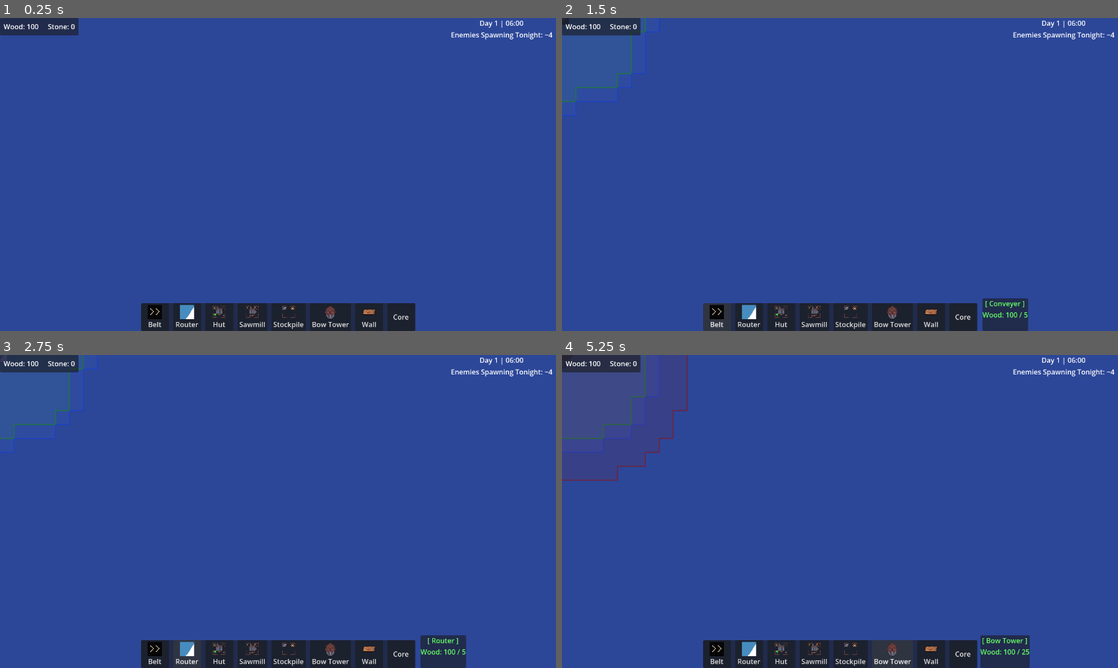
Above: before the commit, frames 1-4 (two rows, left to right).
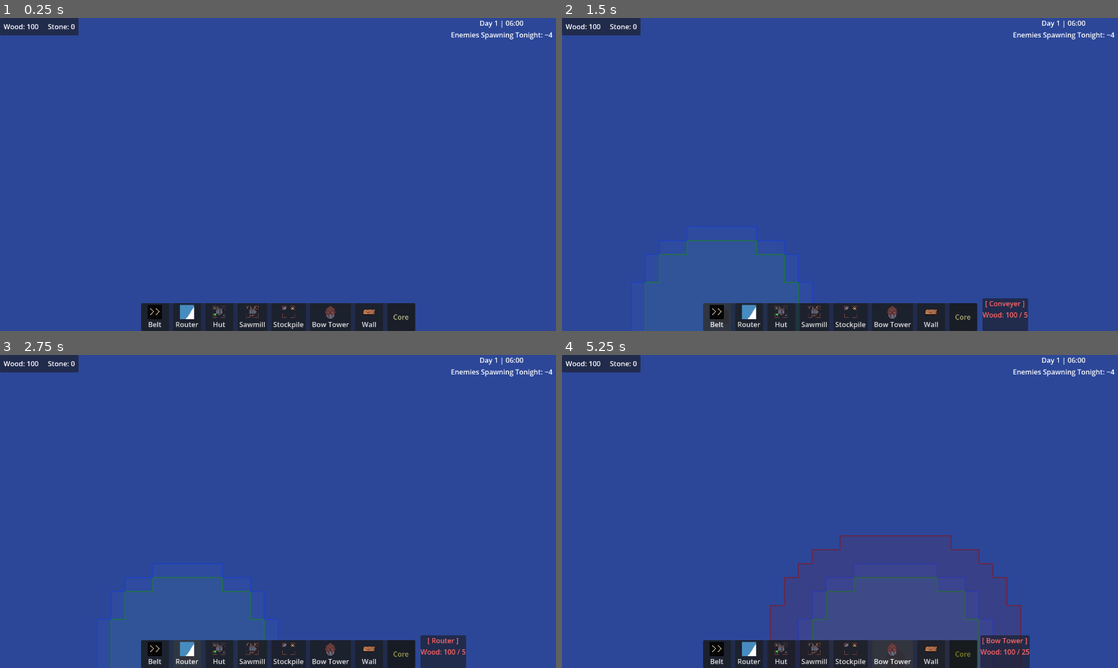
Above: after the commit, the same moments.

Repository: ColdTerror/Core-and-Conveyor
Game: Godot game, scene res://scenes/level.tscn
Two runs of this game, one before a commit and one after it. Both use one fixed random seed, a clock stepped at 60 frames per second and the inputs below. The engine's default icon, where the game draws it, is replaced by a stand-in: a white triangle on a blue panel in a dark square.
Inputs:
- Up to frame 1 (0.25 s): no input
- Up to frame 2 (1.5 s): click "Core" at 0.5 s; click "Belt" at 1.25 s
- Up to frame 3 (2.75 s): click "Router" at 2 s
- Up to frame 4 (5.25 s): click "Hut" at 2.75 s; click "Sawmill" at 3.5 s; click "Stockpile" at 4.25 s; click "Bow Tower" at 5 s

The runs differ from the first frame. In frame 1, less than 0.1% of the frame differs, in the area x 70-74%, y 94-97%; in frame 2, 1.0%; in frame 3, 0.9%; in frame 4, 1.2%, in the area x 0-85%, y 0-100%.

Commit message:
Require Core before placement; flash Core UI
Several changes:

- scripts/building/building_manager.gd: Force an immediate ghost position check when starting placement; move the "must place Core first" gating into _can_place_building (universal blockade) and remove the redundant confirm_placement check; small comment/text fixes.

- scripts/hot_bar_ui.gd: Add exported building_manager reference, capture the Core button when added, and start a looping Tween to pulse the Core button until building_manager emits core_placed_event (stops animation and resets color).

- scenes/level.tscn: Wire HotBar_UI to the BuildingManager node path so the UI can receive the core placement signal; remove a real_minutes_per_day property.

- kanban_tasks_data.kanban: Add several new task entries and reference them in the Todo column.

These changes improve UX by showing immediate ghost state, enforcing core placement consistently, and drawing attention to the Core UI until placement is complete.

Diff:
--- a/scenes/level.tscn
+++ b/scenes/level.tscn
@@ -101,7 +101,6 @@
 [node name="TimeManager" type="Node2D" parent="." unique_id=1909731771 node_paths=PackedStringArray("lighting_modulate")]
 script = ExtResource("23_asl66")
 lighting_modulate = NodePath("../DayNightLighting")
-real_minutes_per_day = 0.5
 
 [node name="DayNightLighting" type="CanvasModulate" parent="." unique_id=492842884]
 color = Color(1, 1, 1, 0)
@@ -171,9 +170,10 @@
 grow_vertical = 2
 mouse_filter = 2
 
-[node name="HotBar_UI" parent="CanvasLayer/Hud_Layer" unique_id=1026067039 instance=ExtResource("23_5k0ak")]
-layout_mode = 1
-mouse_filter = 2
+[node name="HotBar_UI" parent="CanvasLayer/Hud_Layer" unique_id=1026067039 node_paths=PackedStringArray("building_manager") instance=ExtResource("23_5k0ak")]
+layout_mode = 1
+mouse_filter = 2
+building_manager = NodePath("../../../BuildingManager")
 
 [node name="GameUI" parent="CanvasLayer/Hud_Layer" unique_id=678937411 node_paths=PackedStringArray("wave_manager", "time_manager", "building_manager") groups=["GameUI"] instance=ExtResource("21_h6wmr")]
 layout_mode = 1
--- a/scripts/building/building_manager.gd
+++ b/scripts/building/building_manager.gd
@@ -62,7 +62,7 @@
 
 	# Inject Level immediately so Ghost can see the grid
 	if ghost_building is ConveyorBuilding:
-		# Give it a default direction for the ghost preview
+		# Give it a default direction for the ghost previews
 		ghost_building.setup(level_ref, Vector2i.RIGHT)
 	elif ghost_building.has_method("setup"):
 		ghost_building.setup(level_ref)
@@ -74,7 +74,9 @@
 	is_dragging = false
 	_clear_drag_ghosts()
 
-	update_placement_cost_ui()
+	# --- FIXED: Force an immediate position and validity check! ---
+	var initial_grid_pos = _get_mouse_grid()
+	_update_ghost_position_to(initial_grid_pos)
 
 # --- NEW: INPUT HANDLER FOR LEVEL.GD ---
 # This manages the Drag Logic vs Instant Click logic
@@ -284,11 +286,6 @@
 	if not placing_building or ghost_building == null:
 		return false
 
-	if not is_core_placed and not (ghost_building is CoreBuilding):
-		print("You must place the Core first!")
-		# It acts exactly like a blocked tile!
-		return false
-
 	var grid_pos = specific_pos
 	if grid_pos == Vector2i(-1, -1):
 		grid_pos = _get_mouse_grid()
@@ -624,6 +621,14 @@
 
 func _can_place_building(building: Building, origin: Vector2i, temp_network: Array[Vector2i] = []) -> bool:
 	if not object_layer: return false
+
+	# ==========================================
+	# --- NEW: UNIVERSAL CORE BLOCKADE ---
+	# ==========================================
+	if not is_core_placed and not (building is CoreBuilding):
+		print_debug("Place core first")
+		return false
+	# ==========================================
 
 	var footprint = building.get_footprint(origin)
 
--- a/scripts/hot_bar_ui.gd
+++ b/scripts/hot_bar_ui.gd
@@ -7,10 +7,20 @@
 # data_wrapper can be a PackedScene (Building) or an Integer (Tile Index)
 signal item_selected(data_wrapper, is_building)
 
+# --- NEW: CORE FLASHING REFERENCES ---
+@export var building_manager: BuildingManager # Drag your BuildingManager here in the Inspector!
+var core_button: Button
+var flash_tween: Tween
+# -------------------------------------
+
 func _ready():
 	# Clear any placeholder buttons you added in editor
 	for child in container.get_children():
 		child.queue_free()
+
+	# Listen for the Core placement signal!
+	if building_manager:
+		building_manager.core_placed_event.connect(_on_core_placed)
 
 # Function to add a button dynamically
 func add_button(label_text: String, icon_texture: Texture2D, data, is_building: bool):
@@ -28,5 +38,36 @@
 
 	container.add_child(btn)
 
+	# --- NEW: CATCH THE CORE BUTTON ---
+	# IMPORTANT: Make sure "Core" perfectly matches whatever text you pass into this function!
+	if label_text == "Core":
+		core_button = btn
+		_start_core_flash()
+	# ----------------------------------
+
 func _on_button_pressed(data, is_building):
 	item_selected.emit(data, is_building)
+
+# ==========================================
+# ANIMATION LOGIC
+# ==========================================
+func _start_core_flash():
+	if not core_button: return
+
+	# Create a tween that loops forever
+	flash_tween = create_tween().set_loops()
+
+	# Pulse to a bright greenish/yellow, then back to normal white
+	var highlight_color = Color(0.5, 0.5, 0.0, 1.0) # Overdriving values makes it glow!
+
+	flash_tween.tween_property(core_button, "modulate", highlight_color, 0.6).set_trans(Tween.TRANS_SINE)
+	flash_tween.tween_property(core_button, "modulate", Color.WHITE, 0.6).set_trans(Tween.TRANS_SINE)
+
+func _on_core_placed():
+	# The Core is down! Kill the animation and reset the color.
+	if flash_tween:
+		flash_tween.kill()
+		flash_tween = null
+
+	if core_button:
+		core_button.modulate = Color.WHITE
Not shown, changed: kanban_tasks_data.kanban
